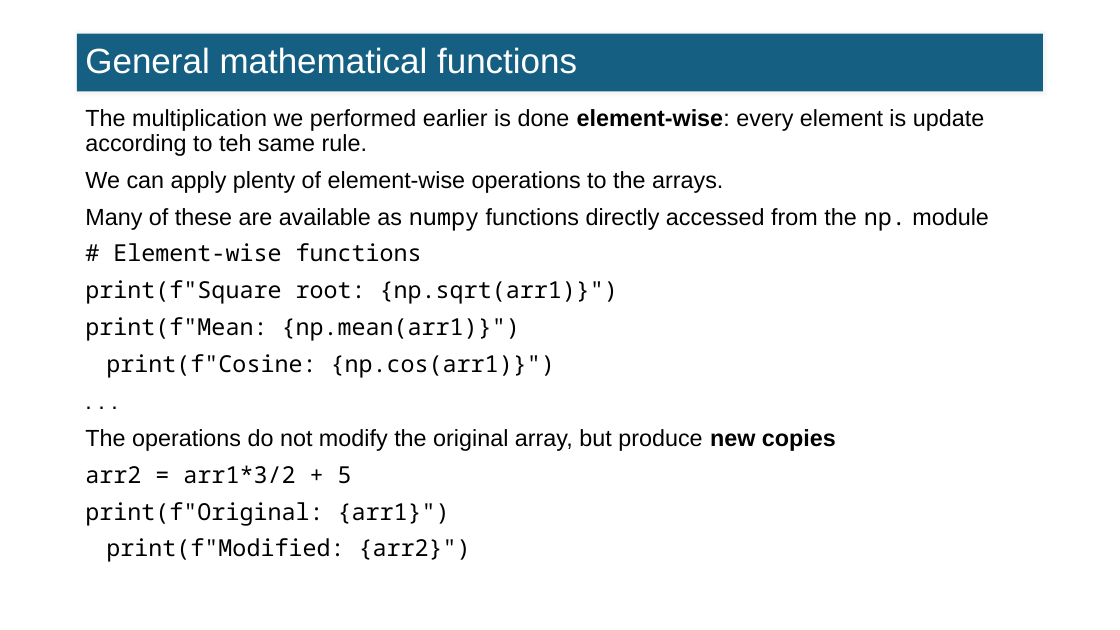
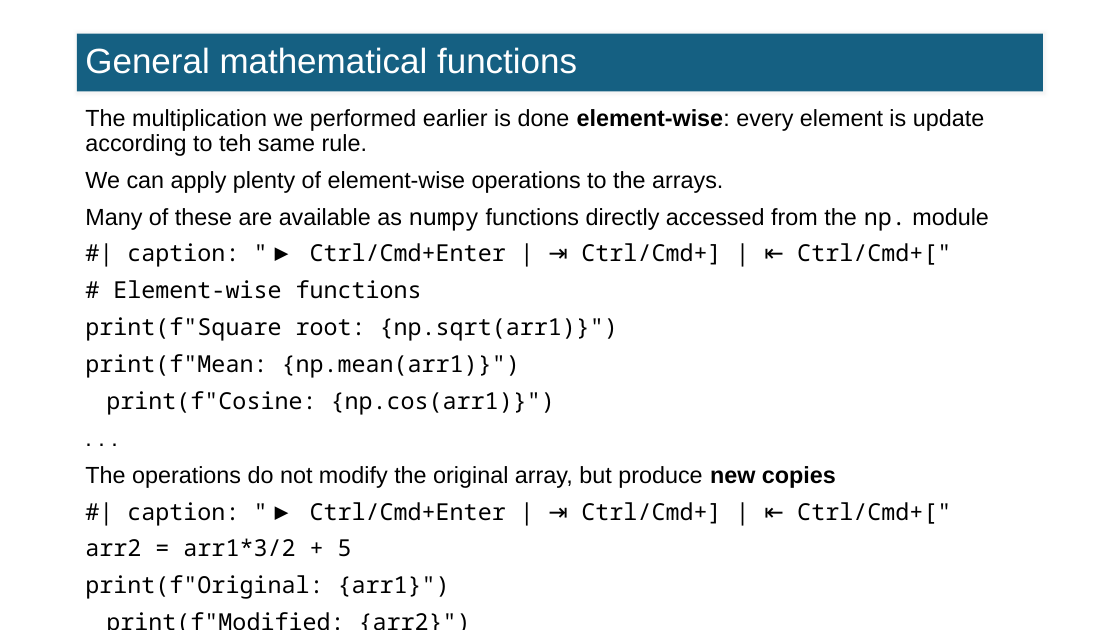
Before and after one commit to FTurci/intro-coding-data-analysis-mirror, a slide deck: slide 14 of slides/07_intro_numpy_slides.pptx. Drawn at 1120x630 pixels with LibreOffice and Linux fonts; fonts in the diff are those of the drawing. Boxes give left, top, right and bottom in pixels: in the first picture for what was removed or moved away, otherwise in the second. Text is boxed around its words. In the diff, an @@ line names an element or a change of style, - is before the commit and + after.

```diff
--- a/slides/07_intro_numpy_slides.pptx
+++ b/slides/07_intro_numpy_slides.pptx
@@ text at [85, 243, 951, 415]: text changed @@
-# Element-wise functions
-print(f"Square root: {np.sqrt(arr1)}")
-print(f"Mean: {np.mean(arr1)}")
-print(f"Cosine: {np.cos(arr1)}")
+#| caption: "▶ Ctrl/Cmd+Enter | ⇥ Ctrl/Cmd+] | ⇤ Ctrl/Cmd+["
+# Element-wise functions
+print(f"Square root: {np.sqrt(arr1)}")
+print(f"Mean: {np.mean(arr1)}")
+print(f"Cosine: {np.cos(arr1)}")
@@ text at [85, 502, 951, 557]: text changed @@
-arr2 = arr1*3/2 + 5
-print(f"Original: {arr1}")
-print(f"Modified: {arr2}")
+#| caption: "▶ Ctrl/Cmd+Enter | ⇥ Ctrl/Cmd+] | ⇤ Ctrl/Cmd+["
+arr2 = arr1*3/2 + 5
+print(f"Original: {arr1}")
+print(f"Modified: {arr2}")
```
Also in this commit, not shown: 9 other slides changed, 50 other files.
